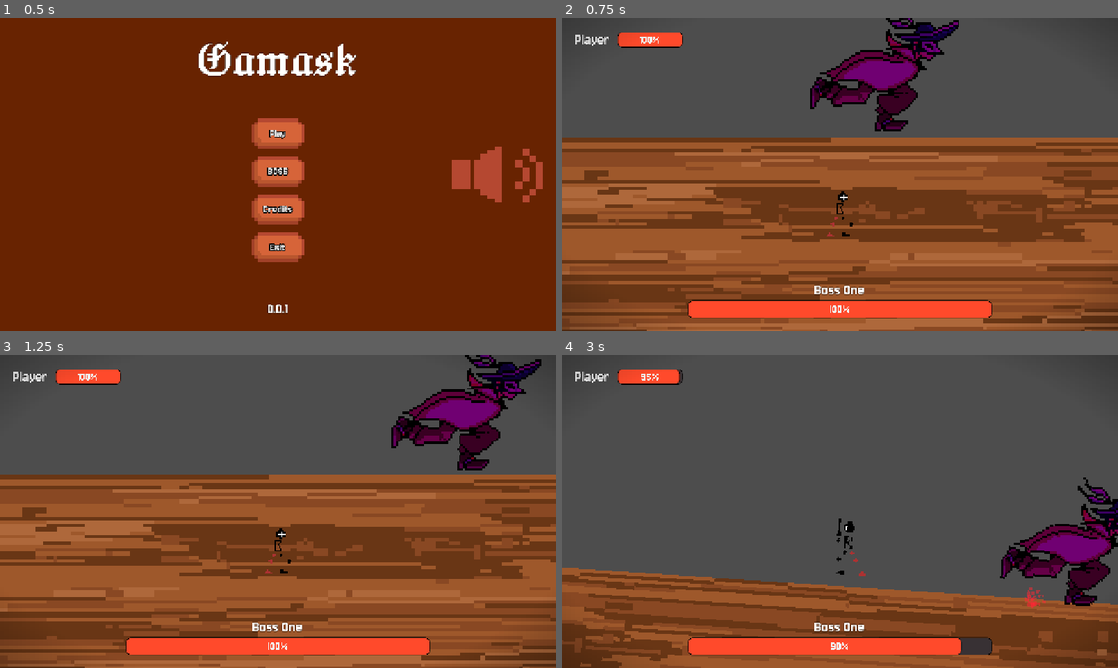
Above: before the commit, frames 1-4 (two rows, left to right).
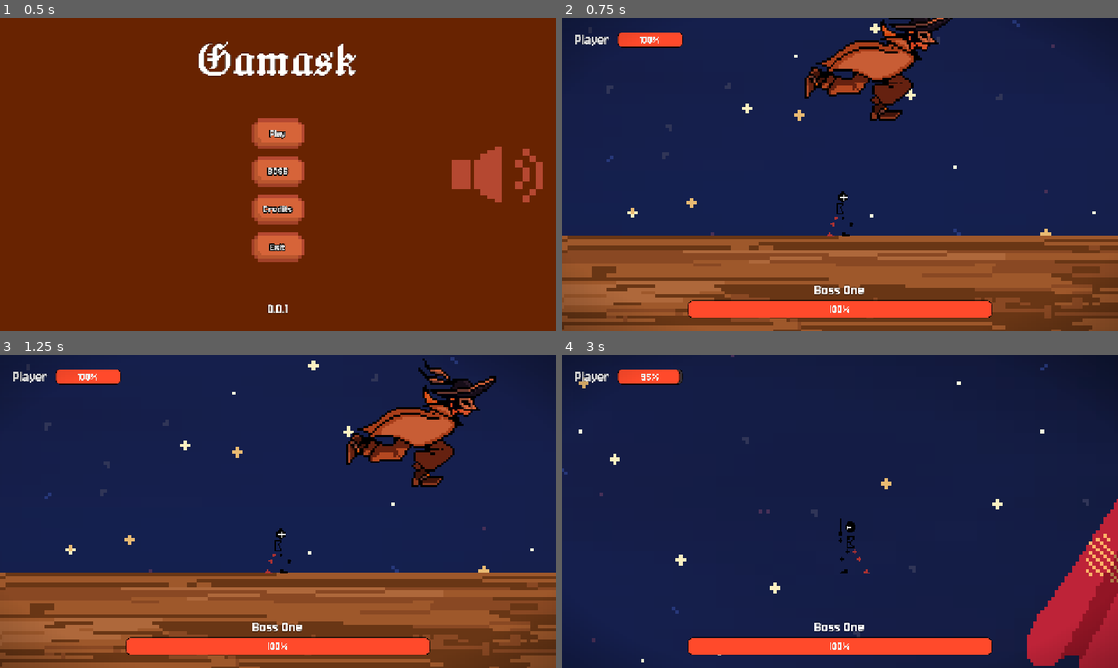
Above: after the commit, the same moments.

Repository: Jeremy-81/GamaBanda
Game: Godot game, scene res://scenes/menu/menu.tscn
The game is run twice, just before and just after one commit, with the same random seed, the same clock (stepped at 60 frames per second) and the same inputs.
Inputs (mouse positions are in pixels of both pictures, inside the frame that each line leads up to):
- Up to frame 1 (0.5 s): no input
- Up to frame 2 (0.75 s): click "BOSS" at 0.5 s
- Up to frame 3 (1.25 s): no input
- Up to frame 4 (3 s): move the mouse to (962, 495) at 1.27 s; hold Space (jump) 1.28-2.03 s; hold D (go_right) 1.28-2.78 s; click (962, 495) at 1.35 s; move the mouse to (728, 527) at 2.02 s; tap Space (jump) at 2.1, 2.27, 2.57 s; click (728, 527) at 2.3 s; move the mouse to (895, 442) at 2.77 s; hold A (go_left) from 2.78 s (still down); hold Space (jump) from 2.78 s (still down); click (895, 442) at 2.85 s

Frame 1 is identical in both runs. In frame 2, 82% of the frame differs, in the area x 0-100%, y 0-100%; in frame 3, 82%; in frame 4, 97%.

Commit message:
Boss fight & found

Diff:
--- a/ressources/theme.tres
+++ b/ressources/theme.tres
@@ -58,6 +58,8 @@
 corner_radius_bottom_left = 10
 
 [resource]
+AttackLabel/base_type = &"Label"
+AttackLabel/font_sizes/font_size = 20
 Button/constants/outline_size = 7
 Button/font_sizes/font_size = 27
 Button/fonts/font = ExtResource("1_jb3ky")
--- a/scenes/base_map/base_map.tscn
+++ b/scenes/base_map/base_map.tscn
@@ -2,8 +2,11 @@
 
 [ext_resource type="Script" uid="uid://dfym6wsdmqdc1" path="res://scenes/base_map/base_map.tscn.gd" id="1_f0kpl"]
 [ext_resource type="Texture2D" uid="uid://bchj10suhlit2" path="res://assets/level/floor.png" id="2_b3o4f"]
+[ext_resource type="Texture2D" uid="uid://5ap15b3gcb8f" path="res://assets/pixel_art_large.png" id="2_lg6w2"]
 [ext_resource type="Texture2D" uid="uid://brslvtbp3rqb6" path="res://assets/level/frame_off.png" id="3_lg6w2"]
+[ext_resource type="Texture2D" uid="uid://ch3u5d7uuc0fw" path="res://assets/Stars_bg_total.png" id="3_oj4ub"]
 [ext_resource type="Texture2D" uid="uid://56cat0h7lfsa" path="res://assets/level/frame_on.png" id="4_oj4ub"]
+[ext_resource type="Texture2D" uid="uid://d0lutbm07fgry" path="res://assets/Cortina_close.png" id="5_b3o4f"]
 
 [sub_resource type="Animation" id="Animation_rlj65"]
 length = 0.001
@@ -45,12 +48,31 @@
 [node name="BaseMap" type="Node2D" unique_id=1651728083]
 script = ExtResource("1_f0kpl")
 
+[node name="ColorRect" type="ColorRect" parent="." unique_id=1338588494]
+offset_left = -3869.0
+offset_top = -2082.0
+offset_right = 4240.0
+offset_bottom = 2207.0
+color = Color(0.15294118, 0.05490196, 0.11764706, 1)
+
+[node name="TextureRect" type="TextureRect" parent="." unique_id=1025539705]
+offset_left = -2548.0
+offset_top = -1286.0
+offset_right = 2401.0
+offset_bottom = 728.0
+texture = ExtResource("2_lg6w2")
+
+[node name="FrameOn4" type="Sprite2D" parent="." unique_id=771386545]
+scale = Vector2(4, 4)
+texture = ExtResource("3_oj4ub")
+flip_h = true
+
 [node name="StaticPlatforms" type="Node" parent="." unique_id=1269913876]
 
 [node name="Polygon2D" type="Polygon2D" parent="StaticPlatforms" unique_id=1197123964]
 position = Vector2(-329, -21)
 color = Color(1, 1, 1, 0)
-polygon = PackedVector2Array(-1908, 573, 2562, 571, 2543, -986, 2842, -932, 2819, 801, -2208, 911, -2194, -927, -1906, -926)
+polygon = PackedVector2Array(-1129, 589, 1793, 584, 2546, -1100, 2887, -1103, 2880, 1145, -2230, 1142, -2228, -1120, -1883, -1083)
 
 [node name="Back" type="Parallax2D" parent="." unique_id=501635317]
 metadata/_edit_lock_ = true
@@ -74,5 +96,15 @@
 texture = ExtResource("4_oj4ub")
 metadata/_edit_lock_ = true
 
+[node name="FrameOn2" type="Sprite2D" parent="Front" unique_id=1388891547]
+scale = Vector2(4, 4)
+texture = ExtResource("5_b3o4f")
+metadata/_edit_lock_ = true
+
+[node name="FrameOn3" type="Sprite2D" parent="Front" unique_id=1044198234]
+scale = Vector2(4, 4)
+texture = ExtResource("5_b3o4f")
+flip_h = true
+
 [node name="AnimationPlayer" type="AnimationPlayer" parent="Front" unique_id=152628298]
 libraries/ = SubResource("AnimationLibrary_s270e")
--- a/scenes/boss_attacks/homing_attack/homing_attack.gd
+++ b/scenes/boss_attacks/homing_attack/homing_attack.gd
@@ -3,12 +3,16 @@
 @export var damage: float;
 @export var speed: float;
 @export var lifetime : float = 3.0;
+@export var objective : Node2D;
+@export var label_attack: String
 
-@export var objective : Node2D;
+@onready var label: Label = $Label
 
 func _ready():
 	$Hitbox.damage = damage;
 	$LifeTimer.start(lifetime);
+	if label.text != "":
+		label.text = label_attack
 
 func _physics_process(delta: float) -> void:
 	var direction : Vector2 = global_position.direction_to(objective.global_position);
--- a/scenes/boss_attacks/homing_attack/homing_attack.tscn
+++ b/scenes/boss_attacks/homing_attack/homing_attack.tscn
@@ -1,98 +1,119 @@
 [gd_scene format=3 uid="uid://bgvesaacofdjy"]
 
 [ext_resource type="Script" uid="uid://ctvwpnuy61a2o" path="res://scenes/boss_attacks/homing_attack/homing_attack.gd" id="1_tih41"]
-[ext_resource type="Texture2D" uid="uid://1fbi8rrchs8w" path="res://assets/button/Button-NoTEXT-Hover.png" id="2_tih41"]
+[ext_resource type="FontFile" uid="uid://chla6mhf6wpl0" path="res://assets/fonts/Jersey_10/Jersey10-Regular.ttf" id="2_c6ewg"]
+[ext_resource type="Texture2D" uid="uid://1fbi8rrchs8w" path="res://assets/button/Button-NoTEXT-Hover.png" id="3_0jkhv"]
 [ext_resource type="Script" uid="uid://ct2ao5y04qtji" path="res://scenes/objects/components/hitbox.gd" id="3_mwh2y"]
+[ext_resource type="Texture2D" uid="uid://b4l0uirr773kj" path="res://assets/button/Button-NoTEXT-Normal.png" id="4_rusal"]
+[ext_resource type="Texture2D" uid="uid://vaqqg8polq4c" path="res://assets/button/Button-NoTEXT-Pressed.png" id="5_iq3gp"]
+[ext_resource type="FontFile" uid="uid://duqx5nydbyw75" path="res://assets/fonts/Jacquard_24/Jacquard24-Regular.ttf" id="6_bvwf4"]
 
-[sub_resource type="AtlasTexture" id="AtlasTexture_qm56a"]
-atlas = ExtResource("2_tih41")
-region = Rect2(0, 28, 64, 28)
+[sub_resource type="StyleBoxTexture" id="StyleBoxTexture_7065j"]
+texture = ExtResource("3_0jkhv")
+texture_margin_left = 17.0
+texture_margin_top = 20.0
+texture_margin_right = 17.0
+texture_margin_bottom = 20.0
+expand_margin_left = 10.0
+expand_margin_right = 10.0
 
-[sub_resource type="AtlasTexture" id="AtlasTexture_mwh2y"]
-atlas = ExtResource("2_tih41")
-region = Rect2(64, 28, 64, 28)
+[sub_resource type="StyleBoxTexture" id="StyleBoxTexture_l3ktj"]
+texture = ExtResource("4_rusal")
+texture_margin_left = 17.0
+texture_margin_top = 20.0
+texture_margin_right = 17.0
+texture_margin_bottom = 20.0
+expand_margin_left = 10.0
+expand_margin_right = 10.0
 
-[sub_resource type="AtlasTexture" id="AtlasTexture_6jaju"]
-atlas = ExtResource("2_tih41")
-region = Rect2(128, 28, 64, 28)
+[sub_resource type="StyleBoxTexture" id="StyleBoxTexture_x62ba"]
+texture = ExtResource("5_iq3gp")
+texture_margin_left = 17.0
+texture_margin_top = 20.0
+texture_margin_right = 17.0
+texture_margin_bottom = 20.0
+expand_margin_left = 10.0
+expand_margin_right = 10.0
 
-[sub_resource type="AtlasTexture" id="AtlasTexture_c6ewg"]
-atlas = ExtResource("2_tih41")
-region = Rect2(0, 56, 64, 28)
+[sub_resource type="StyleBoxFlat" id="StyleBoxFlat_cgoy4"]
+bg_color = Color(0.21927088, 0.19392738, 0.20286453, 1)
+border_width_left = 1
+border_width_top = 1
+border_width_right = 1
+border_width_bottom = 1
+border_color = Color(0, 0, 0, 1)
+corner_radius_top_left = 10
+corner_radius_top_right = 10
+corner_radius_bottom_right = 10
+corner_radius_bottom_left = 10
 
-[sub_resource type="AtlasTexture" id="AtlasTexture_0jkhv"]
-atlas = ExtResource("2_tih41")
-region = Rect2(64, 56, 64, 28)
+[sub_resource type="StyleBoxFlat" id="StyleBoxFlat_jb3ky"]
+bg_color = Color(1, 0.2901961, 0.16862746, 1)
+border_width_left = 1
+border_width_top = 1
+border_width_right = 1
+border_width_bottom = 1
+border_color = Color(0, 0, 0, 1)
+corner_radius_top_left = 10
+corner_radius_top_right = 10
+corner_radius_bottom_right = 10
+corner_radius_bottom_left = 10
 
-[sub_resource type="AtlasTexture" id="AtlasTexture_rusal"]
-atlas = ExtResource("2_tih41")
-region = Rect2(128, 56, 64, 28)
-
-[sub_resource type="AtlasTexture" id="AtlasTexture_iq3gp"]
-atlas = ExtResource("2_tih41")
-region = Rect2(0, 84, 64, 28)
-
-[sub_resource type="AtlasTexture" id="AtlasTexture_bvwf4"]
-atlas = ExtResource("2_tih41")
-region = Rect2(64, 84, 64, 28)
-
-[sub_resource type="AtlasTexture" id="AtlasTexture_4tyoy"]
-atlas = ExtResource("2_tih41")
-region = Rect2(128, 84, 64, 28)
-
-[sub_resource type="SpriteFrames" id="SpriteFrames_sddsa"]
-animations = [{
-"frames": [{
-"duration": 1.0,
-"texture": SubResource("AtlasTexture_qm56a")
-}, {
-"duration": 1.0,
-"texture": SubResource("AtlasTexture_mwh2y")
-}, {
-"duration": 1.0,
-"texture": SubResource("AtlasTexture_6jaju")
-}, {
-"duration": 1.0,
-"texture": SubResource("AtlasTexture_c6ewg")
-}, {
-"duration": 1.0,
-"texture": SubResource("AtlasTexture_0jkhv")
-}, {
-"duration": 1.0,
-"texture": SubResource("AtlasTexture_rusal")
-}, {
-"duration": 1.0,
-"texture": SubResource("AtlasTexture_iq3gp")
-}, {
-"duration": 1.0,
-"texture": SubResource("AtlasTexture_bvwf4")
-}, {
-"duration": 1.0,
-"texture": SubResource("AtlasTexture_4tyoy")
-}],
-"loop": true,
-"name": &"default",
-"speed": 5.0
-}]
+[sub_resource type="Theme" id="Theme_4tyoy"]
+AttackLabel/base_type = &"Label"
+AttackLabel/constants/outline_size = 7
+AttackLabel/font_sizes/font_size = 30
+Button/constants/outline_size = 7
+Button/font_sizes/font_size = 27
+Button/fonts/font = ExtResource("2_c6ewg")
+Button/styles/hover = SubResource("StyleBoxTexture_7065j")
+Button/styles/normal = SubResource("StyleBoxTexture_l3ktj")
+Button/styles/pressed = SubResource("StyleBoxTexture_x62ba")
+Label/constants/outline_size = 3
+Label/font_sizes/font_size = 37
+Label/fonts/font = ExtResource("2_c6ewg")
+ProgressBar/font_sizes/font_size = 30
+ProgressBar/fonts/font = ExtResource("2_c6ewg")
+ProgressBar/styles/background = SubResource("StyleBoxFlat_cgoy4")
+ProgressBar/styles/fill = SubResource("StyleBoxFlat_jb3ky")
+Title/base_type = &"Label"
+Title/font_sizes/font_size = 70
+Title/fonts/font = ExtResource("6_bvwf4")
 
 [sub_resource type="RectangleShape2D" id="RectangleShape2D_fefrm"]
-size = Vector2(74, 74)
+size = Vector2(99, 15.5)
 
 [sub_resource type="RectangleShape2D" id="RectangleShape2D_tih41"]
-size = Vector2(80, 80)
+size = Vector2(99, 16)
 
 [node name="HomingAttack" type="AnimatableBody2D" unique_id=1234559325]
 script = ExtResource("1_tih41")
 damage = 5.0
-speed = 150.0
+speed = 330.0
+lifetime = 5.0
+label_attack = "Weeeeeeeea"
 
-[node name="AnimatedSprite2D" type="AnimatedSprite2D" parent="." unique_id=398896364]
-scale = Vector2(2.25, 2.25)
-sprite_frames = SubResource("SpriteFrames_sddsa")
-autoplay = "default"
-frame_progress = 0.61080515
+[node name="Label" type="Label" parent="." unique_id=2082191566]
+anchors_preset = 8
+anchor_left = 0.5
+anchor_top = 0.5
+anchor_right = 0.5
+anchor_bottom = 0.5
+offset_left = -33.5
+offset_top = -11.5
+offset_right = 33.5
+offset_bottom = 11.5
+grow_horizontal = 2
+grow_vertical = 2
+pivot_offset_ratio = Vector2(0.5, 0.5)
+size_flags_horizontal = 4
+theme = SubResource("Theme_4tyoy")
+theme_type_variation = &"AttackLabel"
+text = "ZZZZZZZ"
+horizontal_alignment = 1
 
 [node name="CollisionShape2D" type="CollisionShape2D" parent="." unique_id=1558523574]
+position = Vector2(-0.5, 1.25)
 shape = SubResource("RectangleShape2D_fefrm")
 disabled = true
 debug_color = Color(0.8776978, 0.2844998, 0.4937958, 0.41960785)
@@ -105,6 +126,7 @@
 metadata/_custom_type_script = "uid://ct2ao5y04qtji"
 
 [node name="CollisionShape2D" type="CollisionShape2D" parent="Hitbox" unique_id=1471040396]
+position = Vector2(-0.5, 1)
 shape = SubResource("RectangleShape2D_tih41")
 
 [node name="LifeTimer" type="Timer" parent="." unique_id=1318716053]
--- a/scenes/boss_fight.tscn
+++ b/scenes/boss_fight.tscn
@@ -8,7 +8,7 @@
 
 [sub_resource type="Animation" id="Animation_85w88"]
 resource_name = "new_animation"
-length = 9.0
+length = 50.133335
 loop_mode = 1
 tracks/0/type = "value"
 tracks/0/imported = false
@@ -17,10 +17,102 @@
 tracks/0/interp = 1
 tracks/0/loop_wrap = true
 tracks/0/keys = {
-"times": PackedFloat32Array(0, 2.9666667, 6, 8.966666),
-"transitions": PackedFloat32Array(1, 1, 1, 1),
+"times": PackedFloat32Array(0, 1, 4.0333333, 7.1, 9.1, 14.1, 16.933332, 20.066668, 24.7, 28.166666, 30, 34.566666, 37.166668, 40.133335, 42.166668, 44.933334, 48.1),
+"transitions": PackedFloat32Array(1, 1, 1, 1, 1, 1, 1, 1, 1, 1, 1, 1, 1, 1, 1, 1, 1),
 "update": 0,
-"values": [Vector2(-9, 319), Vector2(1954, 352), Vector2(-1973, 352), Vector2(7, 369)]
+"values": [Vector2(4, 290), Vector2(481, 424), Vector2(-725, 432), Vector2(-1509, 104), Vector2(-1084, 352), Vector2(1544, -42), Vector2(2070, 403), Vector2(518, 403), Vector2(-751, 160), Vector2(204, 175), Vector2(204, 175), Vector2(-1928, 442), Vector2(-1069, 275), Vector2(139, 245), Vector2(1994, 381), Vector2(1120, -44), Vector2(-2, 386)]
+}
+tracks/1/type = "method"
+tracks/1/imported = false
+tracks/1/enabled = true
+tracks/1/path = NodePath("Boss")
+tracks/1/interp = 1
+tracks/1/loop_wrap = true
+tracks/1/keys = {
+"times": PackedFloat32Array(1, 3.2333333, 3.9333334, 4.6666665, 9.233334, 10.166667, 13.933333, 16, 17.166666, 19.7, 21.9, 25.7, 28.166666, 28.5, 29, 30.066668, 32.666668, 34.4, 35.933334, 38.8, 40.966667, 43.666668, 44.4, 46.1, 47.233334, 47.533333, 48.2),
+"transitions": PackedFloat32Array(1, 1, 1, 1, 1, 1, 1, 1, 1, 1, 1, 1, 1, 1, 1, 1, 1, 1, 1, 1, 1, 1, 1, 1, 1, 1, 1),
+"values": [{
+"args": [],
+"method": &"attack"
+}, {
+"args": [],
+"method": &"attack"
+}, {
+"args": [],
+"method": &"attack"
+}, {
+"args": [],
+"method": &"attack"
+}, {
+"args": [],
+"method": &"attack"
+}, {
+"args": [],
+"method": &"attack"
+}, {
+"args": [],
+"method": &"attack"
+}, {
+"args": [],
+"method": &"attack"
+}, {
+"args": [],
+"method": &"attack"
+}, {
+"args": [],
+"method": &"attack"
+}, {
+"args": [],
+"method": &"attack"
+}, {
+"args": [],
+"method": &"attack"
+}, {
+"args": [],
+"method": &"attack"
+}, {
+"args": [],
+"method": &"attack"
+}, {
+"args": [],
+"method": &"attack"
+}, {
+"args": [],
+"method": &"attack"
+}, {
+"args": [],
+"method": &"attack"
+}, {
+"args": [],
+"method": &"attack"
+}, {
+"args": [],
+"method": &"attack"
+}, {
+"args": [],
+"method": &"attack"
+}, {
+"args": [],
+"method": &"attack"
+}, {
+"args": [],
+"method": &"attack"
+}, {
+"args": [],
+"method": &"attack"
+}, {
+"args": [],
+"method": &"attack"
+}, {
+"args": [],
+"method": &"attack"
+}, {
+"args": [],
+"method": &"attack"
+}, {
+"args": [],
+"method": &"attack"
+}]
 }
 
 [sub_resource type="Animation" id="Animation_67f06"]
@@ -48,10 +140,10 @@
 script = ExtResource("1_1hapx")
 
 [node name="BaseMap" parent="." unique_id=1651728083 instance=ExtResource("5_67f06")]
-position = Vector2(0, -219)
+position = Vector2(13, 19)
 
 [node name="Player" parent="." unique_id=596732785 instance=ExtResource("2_7ydql")]
-position = Vector2(5, 466)
+position = Vector2(-1, 498)
 
 [node name="Camera2D" type="Camera2D" parent="." unique_id=1386835362]
 position = Vector2(0, 4)
--- a/scenes/objects/boss/boss.gd
+++ b/scenes/objects/boss/boss.gd
@@ -21,10 +21,6 @@
 	await get_tree().process_frame;
 	boss_ready.emit(boss_name, hp);
 
-func _on_timer_timeout() -> void:
-	attack();
-
-
 func attack() -> void:
 	var rand_attack = atck_rand.randi_range(1, 10)
 	var attack_scene : Node = preload("res://scenes/boss_attacks/homing_attack/homing_attack.tscn").instantiate();
@@ -38,7 +34,7 @@
 		pass
 	else:
 		attack_scene.damage *= 2
-		attack_scene.speed *= 4
+		attack_scene.speed *= 2
 
 
 func take_damage(damage: float, ko_damage: float) -> void:
--- a/scenes/objects/boss/boss.tscn
+++ b/scenes/objects/boss/boss.tscn
@@ -6,8 +6,8 @@
 [ext_resource type="PackedScene" uid="uid://hqlkttia3yu4" path="res://scenes/objects/boss/hurt_particule.tscn" id="4_dnwl1"]
 [ext_resource type="Script" uid="uid://b13w1i1ecf06o" path="res://scenes/objects/components/hurtbox.gd" id="5_b41nh"]
 
-[sub_resource type="RectangleShape2D" id="RectangleShape2D_4e6rw"]
-size = Vector2(363.75, 369)
+[sub_resource type="CircleShape2D" id="CircleShape2D_ixivw"]
+radius = 221.30522
 
 [sub_resource type="Gradient" id="Gradient_0a575"]
 offsets = PackedFloat32Array(1)
@@ -19,24 +19,21 @@
 height = 48
 
 [sub_resource type="CircleShape2D" id="CircleShape2D_b41nh"]
-radius = 279.1451
+radius = 218.33003
 
 [node name="Boss" type="CharacterBody2D" unique_id=623795894]
+position = Vector2(3, 178)
 script = ExtResource("1_mar8m")
 
 [node name="AnimatedSprite" type="AnimatedSprite2D" parent="." unique_id=1608442716]
 
 [node name="Sprite2D" type="Sprite2D" parent="." unique_id=1546540065]
-modulate = Color(0.47164172, 0.00017933518, 0.4805516, 1)
+modulate = Color(0.8392157, 0.39215687, 0.22352941, 1)
 position = Vector2(0, -175)
 scale = Vector2(5, 5)
 texture = ExtResource("2_b41nh")
 region_enabled = true
 region_rect = Rect2(0, 0, 88.436356, 80)
-
-[node name="Timer" type="Timer" parent="." unique_id=2083284811]
-wait_time = 2.0
-autostart = true
 
 [node name="Hitbox" type="Area2D" parent="." unique_id=571835088 node_paths=PackedStringArray("entity")]
 collision_layer = 16
@@ -46,7 +43,7 @@
 
 [node name="CollisionShape2D" type="CollisionShape2D" parent="Hitbox" unique_id=674501838]
 position = Vector2(-3, -179)
-shape = SubResource("RectangleShape2D_4e6rw")
+shape = SubResource("CircleShape2D_ixivw")
 
 [node name="BigHitParticles" parent="." unique_id=1008605748 instance=ExtResource("4_dnwl1")]
 amount = 100
@@ -62,5 +59,3 @@
 [node name="CollisionShape2D" type="CollisionShape2D" parent="Hurtbox" unique_id=691134351]
 position = Vector2(0, -182)
 shape = SubResource("CircleShape2D_b41nh")
-
-[connection signal="timeout" from="Timer" to="." method="_on_timer_timeout"]
--- a/scenes/objects/player/player.tscn
+++ b/scenes/objects/player/player.tscn
@@ -6,6 +6,7 @@
 [ext_resource type="Texture2D" uid="uid://c62574nyu5pg2" path="res://assets/player/roll-dash-Sheet 80x80.png" id="2_nkbs0"]
 [ext_resource type="Texture2D" uid="uid://0i4vxouppdl6" path="res://assets/player/speed-fall-Sheet 80x80.png" id="4_io36v"]
 [ext_resource type="Script" uid="uid://b13w1i1ecf06o" path="res://scenes/objects/components/hurtbox.gd" id="6_bdcal"]
+[ext_resource type="Texture2D" uid="uid://datgtv3kbm2jx" path="res://assets/player/jump-sheet 80x90 (final).png" id="6_ponut"]
 [ext_resource type="Texture2D" uid="uid://c7kj83h2nr211" path="res://assets/player/run-Sheet 80x80 (final).png" id="7_dvfu2"]
 [ext_resource type="Script" uid="uid://ct2ao5y04qtji" path="res://scenes/objects/components/hitbox.gd" id="7_ponut"]
 
@@ -101,17 +102,9 @@
 atlas = ExtResource("2_0a575")
 region = Rect2(80, 0, 80, 80)
 
-[sub_resource type="AtlasTexture" id="AtlasTexture_p6mts"]
-atlas = ExtResource("4_io36v")
-region = Rect2(0, 0, 80, 80)
-
-[sub_resource type="AtlasTexture" id="AtlasTexture_obp0u"]
-atlas = ExtResource("4_io36v")
-region = Rect2(80, 0, 80, 80)
-
-[sub_resource type="AtlasTexture" id="AtlasTexture_w3xsa"]
-atlas = ExtResource("4_io36v")
-region = Rect2(160, 0, 80, 80)
+[sub_resource type="AtlasTexture" id="AtlasTexture_n8a43"]
+atlas = ExtResource("6_ponut")
+region = Rect2(480, 0, 80, 90)
 
 [sub_resource type="AtlasTexture" id="AtlasTexture_l4xa5"]
 atlas = ExtResource("4_io36v")
@@ -129,53 +122,45 @@
 atlas = ExtResource("4_io36v")
 region = Rect2(480, 0, 80, 80)
 
-[sub_resource type="AtlasTexture" id="AtlasTexture_3o2k0"]
-atlas = ExtResource("2_0a575")
-region = Rect2(560, 0, 80, 80)
-
-[sub_resource type="AtlasTexture" id="AtlasTexture_nkbs0"]
-atlas = ExtResource("2_0a575")
-region = Rect2(0, 0, 80, 80)
-
-[sub_resource type="AtlasTexture" id="AtlasTexture_wim6f"]
-atlas = ExtResource("2_0a575")
-region = Rect2(80, 0, 80, 80)
-
-[sub_resource type="AtlasTexture" id="AtlasTexture_gmdvr"]
-atlas = ExtResource("2_0a575")
-region = Rect2(160, 0, 80, 80)
-
-[sub_resource type="AtlasTexture" id="AtlasTexture_io36v"]
-atlas = ExtResource("2_0a575")
-region = Rect2(240, 0, 80, 80)
-
-[sub_resource type="AtlasTexture" id="AtlasTexture_bdcal"]
-atlas = ExtResource("2_0a575")
-region = Rect2(320, 0, 80, 80)
-
 [sub_resource type="AtlasTexture" id="AtlasTexture_ponut"]
-atlas = ExtResource("2_0a575")
-region = Rect2(400, 0, 80, 80)
+atlas = ExtResource("6_ponut")
+region = Rect2(480, 0, 80, 90)
 
 [sub_resource type="AtlasTexture" id="AtlasTexture_dvfu2"]
-atlas = ExtResource("2_0a575")
-region = Rect2(480, 0, 80, 80)
+atlas = ExtResource("6_ponut")
+region = Rect2(0, 0, 80, 90)
 
 [sub_resource type="AtlasTexture" id="AtlasTexture_vwou5"]
-atlas = ExtResource("2_0a575")
-region = Rect2(560, 0, 80, 80)
+atlas = ExtResource("6_ponut")
+region = Rect2(80, 0, 80, 90)
+
+[sub_resource type="AtlasTexture" id="AtlasTexture_jx0p0"]
+atlas = ExtResource("6_ponut")
+region = Rect2(160, 0, 80, 90)
+
+[sub_resource type="AtlasTexture" id="AtlasTexture_578jl"]
+atlas = ExtResource("6_ponut")
+region = Rect2(240, 0, 80, 90)
+
+[sub_resource type="AtlasTexture" id="AtlasTexture_c1gjl"]
+atlas = ExtResource("6_ponut")
+region = Rect2(320, 0, 80, 90)
+
+[sub_resource type="AtlasTexture" id="AtlasTexture_3j0tc"]
+atlas = ExtResource("6_ponut")
+region = Rect2(400, 0, 80, 90)
 
 [sub_resource type="AtlasTexture" id="AtlasTexture_qfccq"]
-atlas = ExtResource("2_0a575")
-region = Rect2(640, 0, 80, 80)
+atlas = ExtResource("6_ponut")
+region = Rect2(640, 0, 80, 90)
 
 [sub_resource type="AtlasTexture" id="AtlasTexture_ejlqc"]
-atlas = ExtResource("2_0a575")
-region = Rect2(720, 0, 80, 80)
+atlas = ExtResource("6_ponut")
+region = Rect2(720, 0, 80, 90)
 
 [sub_resource type="AtlasTexture" id="AtlasTexture_rp72t"]
-atlas = ExtResource("2_0a575")
-region = Rect2(800, 0, 80, 80)
+atlas = ExtResource("6_ponut")
+region = Rect2(800, 0, 80, 90)
 
 [sub_resource type="AtlasTexture" id="AtlasTexture_njo55"]
 atlas = ExtResource("7_dvfu2")
@@ -299,17 +284,11 @@
 }, {
 "frames": [{
 "duration": 1.0,
-"texture": SubResource("AtlasTexture_p6mts")
-}, {
-"duration": 0.5,
-"texture": SubResource("AtlasTexture_obp0u")
-}, {
-"duration": 1.0,
-"texture": SubResource("AtlasTexture_w3xsa")
+"texture": SubResource("AtlasTexture_n8a43")
 }],
 "loop": true,
 "name": &"fall_impulse",
-"speed": 12.0
+"speed": 10.0
 }, {
 "frames": [{
 "duration": 1.0,
@@ -324,52 +303,46 @@
 "duration": 1.0,
 "texture": SubResource("AtlasTexture_j0ia0")
 }],
-"loop": true,
+"loop": false,
 "name": &"falling_fast",
 "speed": 12.0
 }, {
 "frames": [{
 "duration": 1.0,
-"texture": SubResource("AtlasTexture_3o2k0")
+"texture": SubResource("AtlasTexture_ponut")
 }],
 "loop": true,
 "name": &"falling_normal",
-"speed": 12.0
-}, {
-"frames": [{
-"duration": 0.2,
-"texture": SubResource("AtlasTexture_nkbs0")
-}, {
-"duration": 0.1,
-"texture": SubResource("AtlasTexture_wim6f")
-}, {
-"duration": 0.4,
-"texture": SubResource("AtlasTexture_gmdvr")
-}, {
-"duration": 1.0,
-"texture": SubResource("AtlasTexture_io36v")
-}, {
-"duration": 1.0,
-"texture": SubResource("AtlasTexture_bdcal")
-}, {
-"duration": 1.0,
-"texture": SubResource("AtlasTexture_ponut")
-}, {
+"speed": 10.0
+}, {
+"frames": [{
 "duration": 1.0,
 "texture": SubResource("AtlasTexture_dvfu2")
 }, {
 "duration": 1.0,
 "texture": SubResource("AtlasTexture_vwou5")
+}, {
+"duration": 1.0,
+"texture": SubResource("AtlasTexture_jx0p0")
+}, {
+"duration": 1.0,
+"texture": SubResource("AtlasTexture_578jl")
+}, {
+"duration": 1.0,
+"texture": SubResource("AtlasTexture_c1gjl")
+}, {
+"duration": 1.0,
+"texture": SubResource("AtlasTexture_3j0tc")
 }],
 "loop": true,
 "name": &"jump",
 "speed": 12.0
 }, {
 "frames": [{
-"duration": 0.6,
+"duration": 1.0,
 "texture": SubResource("AtlasTexture_qfccq")
 }, {
-"duration": 0.8,
+"duration": 1.0,
 "texture": SubResource("AtlasTexture_ejlqc")
 }, {
 "duration": 1.0,
@@ -377,7 +350,7 @@
 }],
 "loop": true,
 "name": &"land",
-"speed": 6.0
+"speed": 12.0
 }, {
 "frames": [{
 "duration": 1.0,
@@ -411,8 +384,9 @@
 radius = 29.0
 height = 106.0
 
-[sub_resource type="RectangleShape2D" id="RectangleShape2D_dvfu2"]
-size = Vector2(150, 150)
+[sub_resource type="CapsuleShape2D" id="CapsuleShape2D_bdcal"]
+radius = 38.0
+height = 122.0
 
 [sub_resource type="Gradient" id="Gradient_0a575"]
 offsets = PackedFloat32Array(1)
@@ -487,7 +461,7 @@
 
 [sub_resource type="Animation" id="Animation_qfccq"]
 resource_name = "fall_impulse"
-length = 0.2083
+length = 0.1
 tracks/0/type = "value"
 tracks/0/imported = false
 tracks/0/enabled = true
@@ -518,6 +492,8 @@
 
 [sub_resource type="Animation" id="Animation_vwou5"]
 resource_name = "falling_normal"
+length = 0.1
+loop_mode = 1
 tracks/0/type = "value"
 tracks/0/imported = false
 tracks/0/enabled = true
@@ -564,7 +540,7 @@
 
 [sub_resource type="Animation" id="Animation_io36v"]
 resource_name = "jump"
-length = 0.43
+length = 0.5
 tracks/0/type = "value"
 tracks/0/imported = false
 tracks/0/enabled = true
@@ -580,7 +556,7 @@
 
 [sub_resource type="Animation" id="Animation_g65c7"]
 resource_name = "land"
-length = 0.4
+length = 0.25
 tracks/0/type = "value"
 tracks/0/imported = false
 tracks/0/enabled = true
@@ -852,7 +828,6 @@
 transitions = ["Start", "jump", SubResource("AnimationNodeStateMachineTransition_nqkks"), "land", "End", SubResource("A …(557 unchanged characters)…
 
 [sub_resource type="AnimationNodeBlendTree" id="AnimationNodeBlendTree_bdcal"]
-graph_offset = Vector2(-231.22229, 210.60428)
 nodes/output/position = Vector2(1580, 900)
 nodes/Direction/node = SubResource("AnimationNodeBlendSpace1D_gmdvr")
 nodes/Direction/position = Vector2(140, 1020)
@@ -885,7 +860,6 @@
 sprite_frames = SubResource("SpriteFrames_g65c7")
 animation = &"run"
 autoplay = "default"
-frame_progress = 0.83615047
 
 [node name="CollisionShape2D" type="CollisionShape2D" parent="." unique_id=1364101473]
 shape = SubResource("CapsuleShape2D_g10m2")
@@ -917,14 +891,14 @@
 collision_mask = 5
 script = ExtResource("7_ponut")
 entity = NodePath("..")
-damage = 10.0
+damage = 0.75
 ko_damage = null
 hit_on_touch = null
 is_player = true
 metadata/_custom_type_script = "uid://ct2ao5y04qtji"
 
 [node name="CollisionShape2D" type="CollisionShape2D" parent="Hitbox" unique_id=388292858]
-shape = SubResource("RectangleShape2D_dvfu2")
+shape = SubResource("CapsuleShape2D_bdcal")
 
 [node name="FloorImpactParticles" type="GPUParticles2D" parent="." unique_id=1556150090]
 position = Vector2(0, 72)
Binary file added: assets/Cortina_close.png
Not shown, added: assets/Cortina_close.png.import
Binary file added: assets/Stars_bg_total.png
Not shown, added: assets/Stars_bg_total.png.import
Binary file added: assets/pixel_art_large.png
Not shown, added: assets/pixel_art_large.png.import
Binary file added: assets/player/jump-sheet 80x90 (final).png
Not shown, added: assets/player/jump-sheet 80x90 (final).png.import
